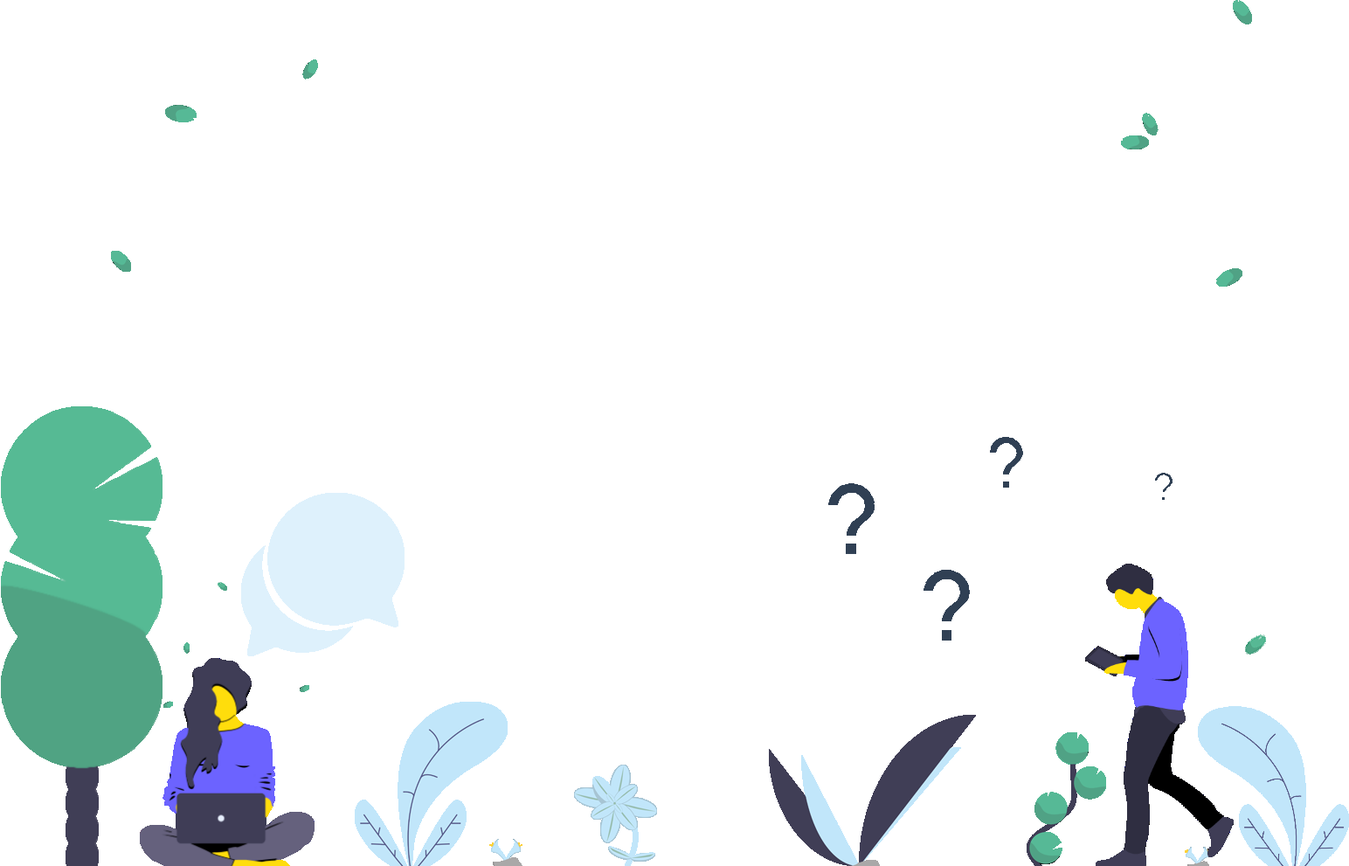
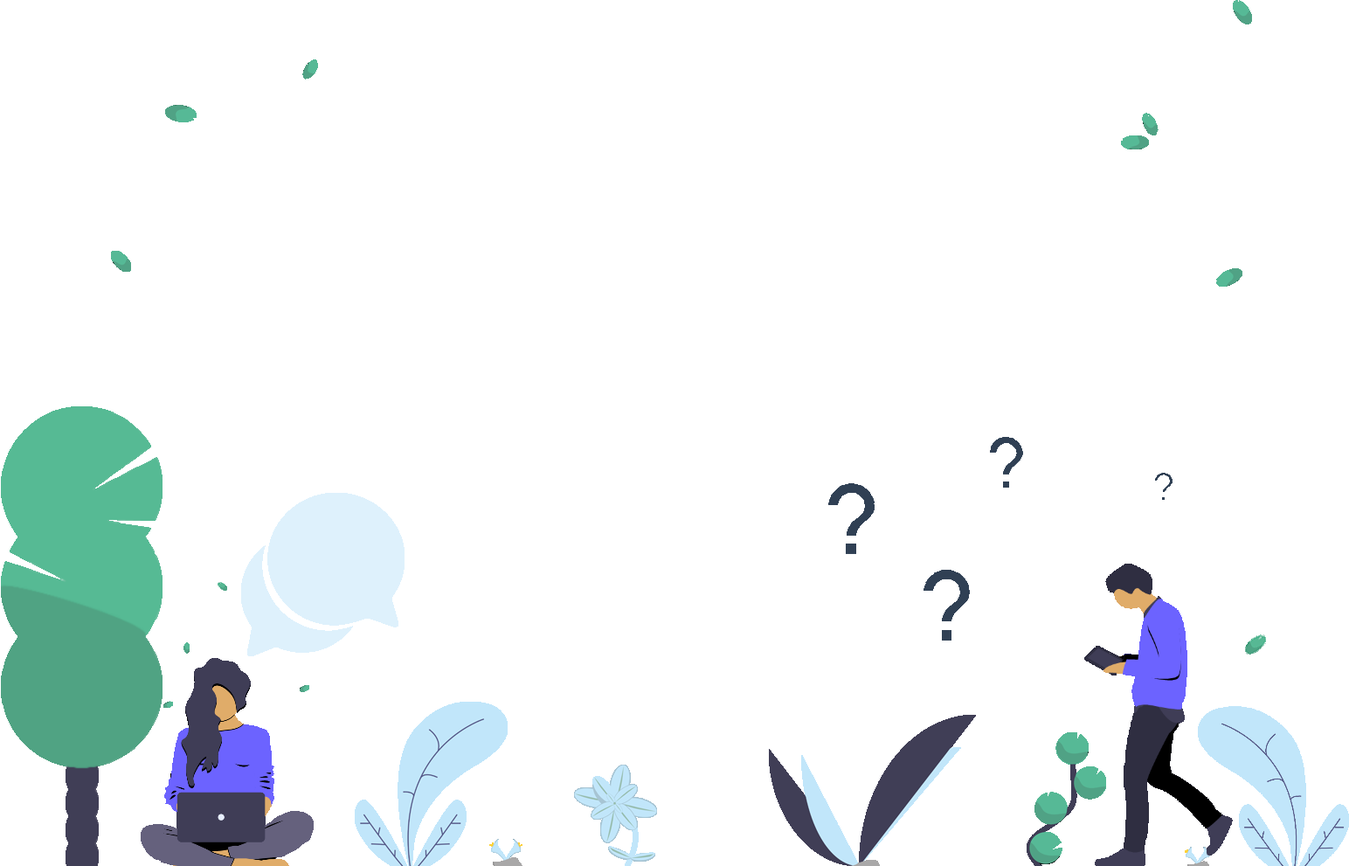
Before/after of a (1349, 866) layered artwork. What changed in the layer stack:
added layer "man brown" above "man yellow" over [1084, 563, 1233, 866]
hid "man yellow" over [1085, 563, 1234, 866]
added layer "lady brown" above "lady yellow" over [140, 657, 314, 866]
hid "lady yellow" over [139, 657, 315, 866]
